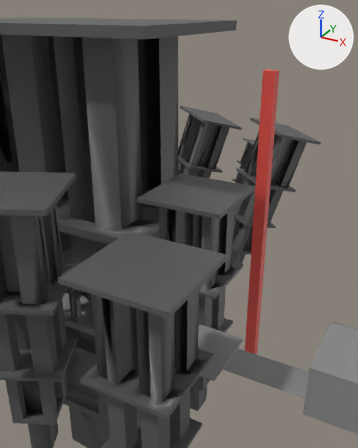
What one commit did to the Blender file Resources/levels/editor.blend.
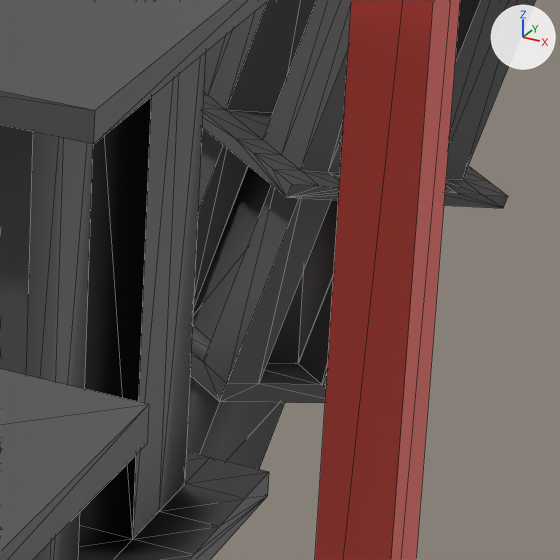
Each version is shown from a 50 mm camera at (273.0, -523.0, 448.0) aimed at (-180.0, 302.0, 36.0), then close up on the part from 58% to 79% of the width and 45% to 62% of the height. The axes (+X, +Y, +Z) are drawn at upper right. The lights are the same throughout. The close-ups show mesh edges as thin lines.

The first close-up shows 'Cube.031', '立方体.014', '立方体.016', '立方体.024'.
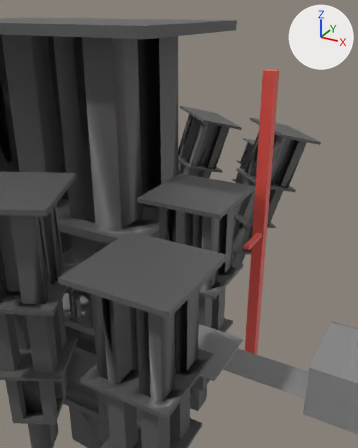
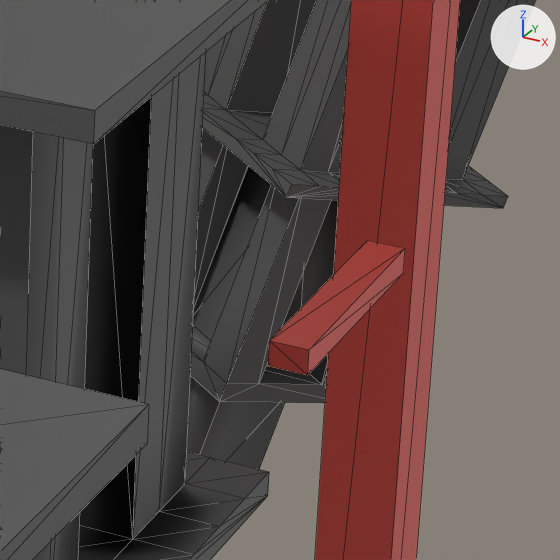
Pixel boxes [x1, y1, x2, y2] of what changed, in the close-ups (560 x 560 px):
'Cube.034', added (red): after [268, 240, 405, 375]

Patch to the scene script:
```diff
--- a/Resources/levels/editor.blend.py
+++ b/Resources/levels/editor.blend.py
@@ img_tex_png_023 @@
+img_tex_png_023 = load_image('tex.png.023', '../cube/tex.png', 1024, 1024, 'sRGB')
@@ mat_material_005 @@
+mat_material_005 = principled_material('Material.005')
+mat_material_005.texture = img_tex_png_023
+mat_material_005.roughness = 0.4
@@ me_cube_016 @@
+me_cube_016.from_pydata(...)  # a box spanning x -1.0..1.0, y -1.0..1.0, z -1.0..1.0
+me_cube_016.materials.append(mat_material_005)  # picture img_tex_png_023
@@ ob_cube_034 @@
+ob_cube_034 = bpy.data.objects.new('Cube.034', me_cube_016)
+ob_cube_034.location = (-39.9, 362.8, 3.2)
+ob_cube_034.scale = (5.81, 37.4, -3.9)
```
